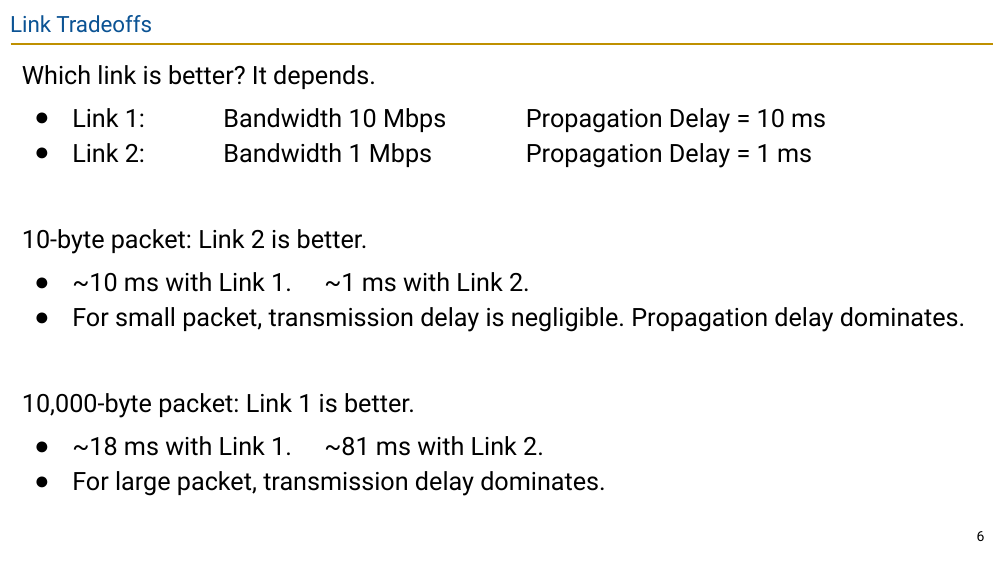
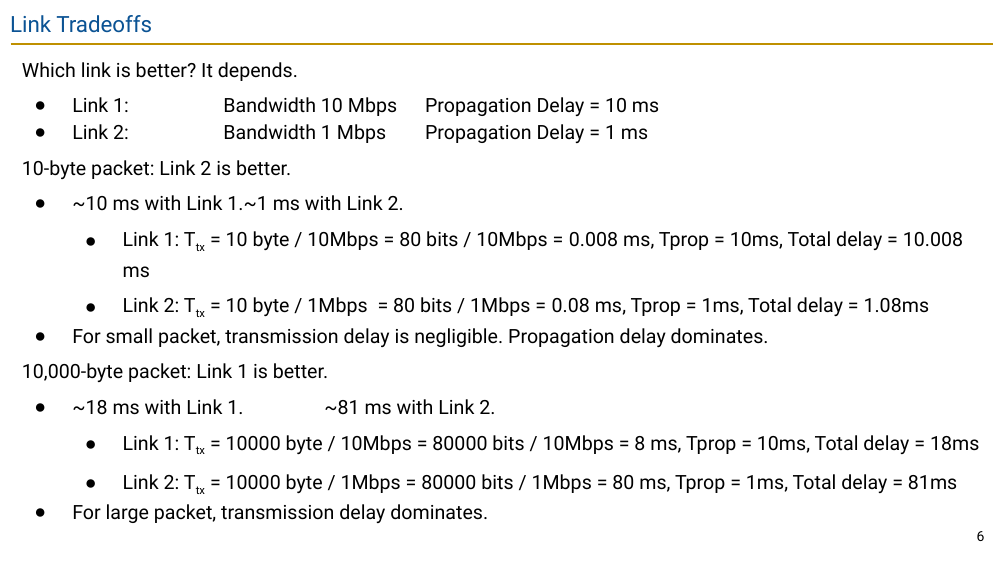
Before and after one commit to guhofstra/CSC175Sp26, a slide deck: slide 6 of PPTs/Lecture 3 - Links.pptx. Drawn at 1008x567 pixels with LibreOffice and Linux fonts; fonts in the diff are those of the drawing. Boxes give left, top, right and bottom in pixels: in the first picture for what was removed or moved away, otherwise in the second. Text is boxed around its words. In the diff, an @@ line names an element or a change of style, - is before the commit and + after.

```diff
--- a/PPTs/Lecture 3 - Links.pptx
+++ b/PPTs/Lecture 3 - Links.pptx
@@ text at <box>22,62,769,523</box>: size 18 to 14 pt in "Which link is better? It depends.", "Link 1: Bandwidth 10 Mbps Propagation Delay ...", "Link 2: Bandwidth 1 Mbps Propagation Delay ...", "10-byte packet: Link 2 is better." and 4 more places @@
@@ text at <box>72,195,963,317</box>: text changed; size 18 to 14 pt @@
-● ~10 ms with Link 1. ~1 ms with Link 2.
+● ~10 ms with Link 1.~1 ms with Link 2.
+  ● Link 1: Ttx = 10 byte / 10Mbps = 80 bits / 10Mbps = 0.008 ms, Tprop = 10ms, Total delay = 10.008 ms
+  ● Link 2: Ttx = 10 byte / 1Mbps = 80 bits / 1Mbps = 0.08 ms, Tprop = 1ms, Total delay = 1.08ms
@@ text at <box>123,435,979,494</box>: paragraphs added @@
+  ● Link 1: Ttx = 10000 byte / 10Mbps = 80000 bits / 10Mbps = 8 ms, Tprop = 10ms, Total delay = 18ms
+  ● Link 2: Ttx = 10000 byte / 1Mbps = 80000 bits / 1Mbps = 80 ms, Tprop = 1ms, Total delay = 81ms
```
Also in this commit, not shown: 6 other slides changed, 3 slides removed, 4 other files.
